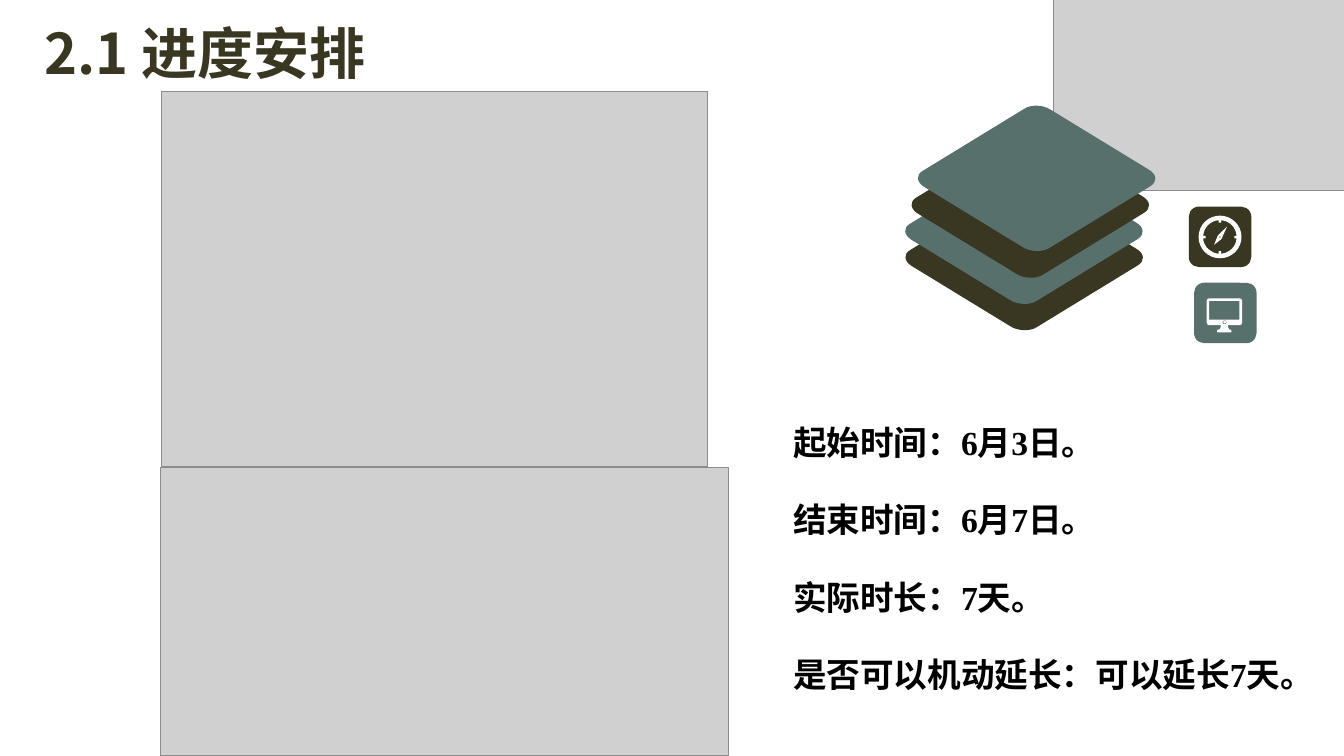
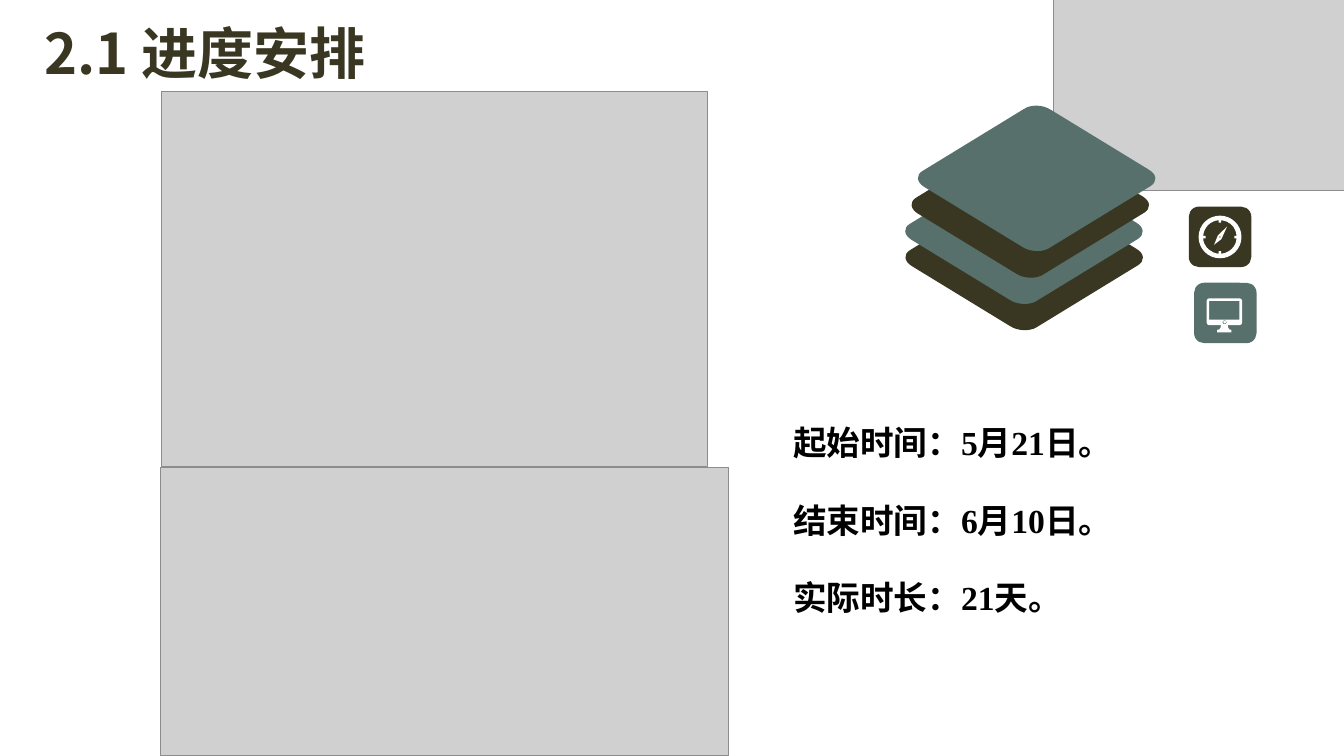
Before and after one commit to 1-518/Three-Kindoms, a slide deck: slide 8 of 代码清单+测试用例/测试用例PPT.pptx. Drawn at 1344x756 pixels with LibreOffice and Linux fonts; fonts in the diff are those of the drawing; grey boxes stand for pictures; background and template pictures are left out. Boxes give left, top, right and bottom in pixels: in the first picture for what was removed or moved away, otherwise in the second. Text is boxed around its words. In the diff, an @@ line names an element or a change of style, - is before the commit and + after.

```diff
--- a/代码清单+测试用例/测试用例PPT.pptx
+++ b/代码清单+测试用例/测试用例PPT.pptx
@@ text at [793, 426, 1112, 613]: text changed @@
-起始时间：6月3日。
-结束时间：6月7日。
-实际时长：7天。
-是否可以机动延长：可以延长7天。
+起始时间：5月21日。
+结束时间：6月10日。
+实际时长：21天。
```
Also in this commit, not shown: 2 other slides changed.
